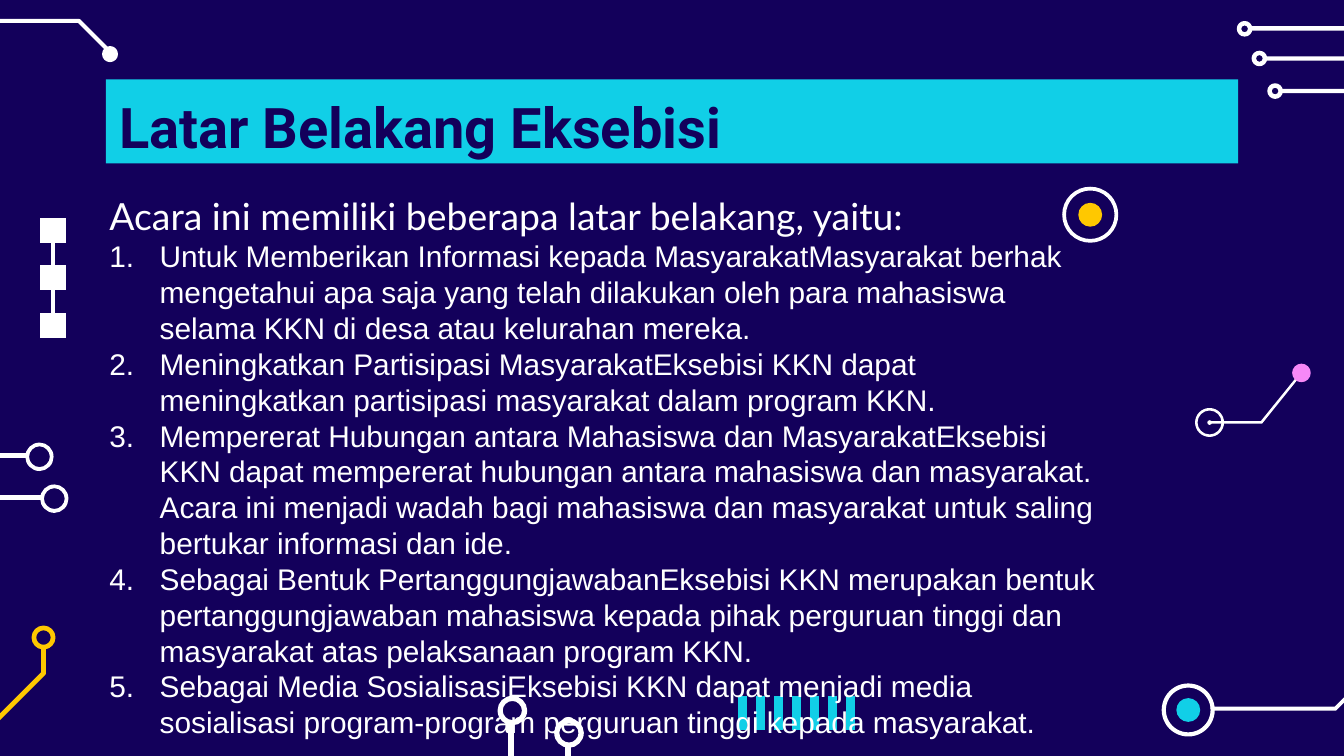
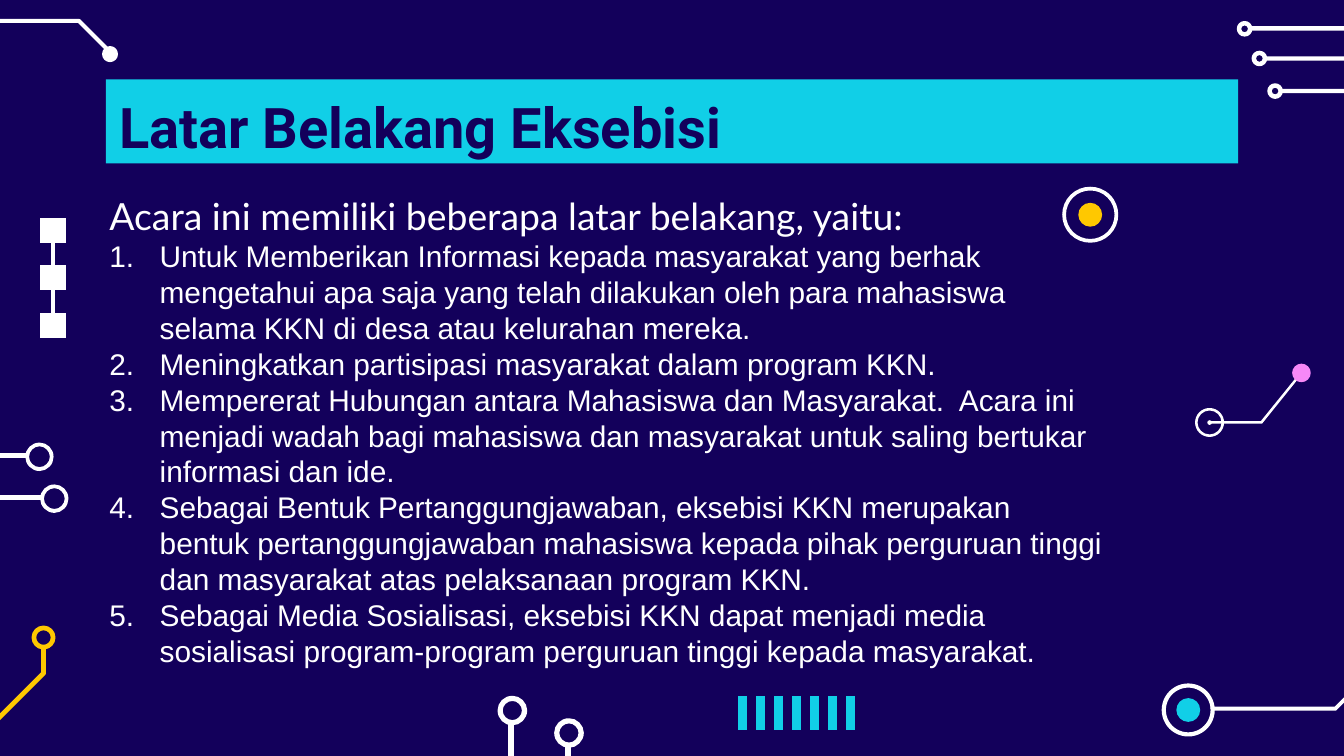
Before and after one commit to chariotofthesun/kkngenap2024, a slide deck: slide 3 of Peeeeeeeeenjk Eksebissii KKN Reg2024.pptx. Drawn at 1344x756 pixels with LibreOffice and Linux fonts; fonts in the diff are those of the drawing. Boxes give left, top, right and bottom in pixels: in the first picture for what was removed or moved away, otherwise in the second. Text is boxed around its words. In the diff, an @@ line names an element or a change of style, - is before the commit and + after.

```diff
--- a/Peeeeeeeeenjk Eksebissii KKN Reg2024.pptx
+++ b/Peeeeeeeeenjk Eksebissii KKN Reg2024.pptx
@@ text at [160,245,1101,667]: text changed @@
-1. Untuk Memberikan Informasi kepada MasyarakatMasyarakat berhak mengetahui apa saja yang telah dilakukan oleh para mahasiswa selama KKN di desa atau kelurahan mereka.
-2. Meningkatkan Partisipasi MasyarakatEksebisi KKN dapat meningkatkan partisipasi masyarakat dalam program KKN.
-3. Mempererat Hubungan antara Mahasiswa dan MasyarakatEksebisi KKN dapat mempererat hubungan antara mahasiswa dan masyarakat. Acara ini menjadi wadah bagi mahasiswa dan masyarakat untuk saling bertukar informasi dan ide.
-4. Sebagai Bentuk PertanggungjawabanEksebisi KKN merupakan bentuk pertanggungjawaban mahasiswa kepada pihak perguruan tinggi dan masyarakat atas pelaksanaan program KKN.
-5. Sebagai Media SosialisasiEksebisi KKN dapat menjadi media sosialisasi program-program perguruan tinggi kepada masyarakat.
+1. Untuk Memberikan Informasi kepada masyarakat yang berhak mengetahui apa saja yang telah dilakukan oleh para mahasiswa selama KKN di desa atau kelurahan mereka.
+2. Meningkatkan partisipasi masyarakat dalam program KKN.
+3. Mempererat Hubungan antara Mahasiswa dan Masyarakat. Acara ini menjadi wadah bagi mahasiswa dan masyarakat untuk saling bertukar informasi dan ide.
+4. Sebagai Bentuk Pertanggungjawaban, eksebisi KKN merupakan bentuk pertanggungjawaban mahasiswa kepada pihak perguruan tinggi dan masyarakat atas pelaksanaan program KKN.
+5. Sebagai Media Sosialisasi, eksebisi KKN dapat menjadi media sosialisasi program-program perguruan tinggi kepada masyarakat.
```
Also in this commit, not shown: 1 other slide changed.
